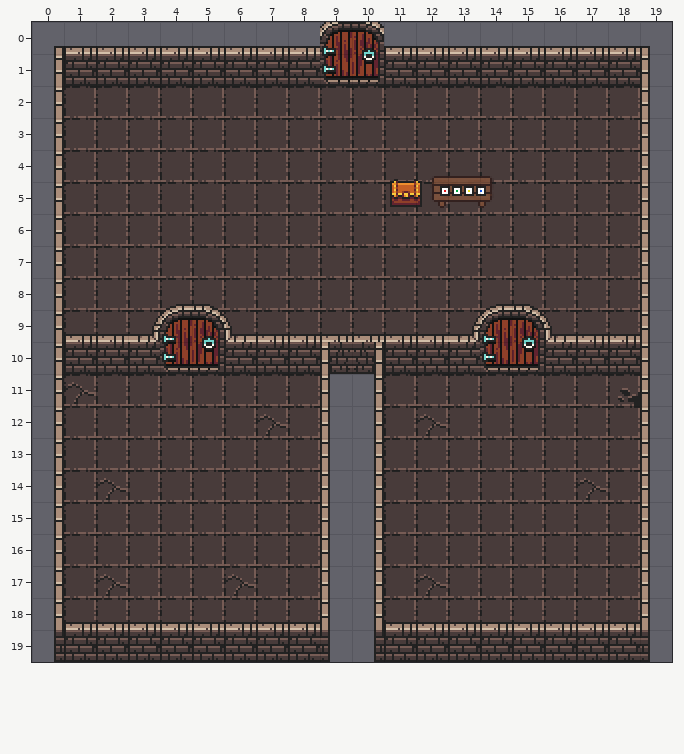
A Tiled map gets an edit: demo_game/assets/tilemaps/nivel1.tmx. The picture above is the old version.
Cells are 16x16 px. Shown: x 0..19, y 0..19.
After the commit:
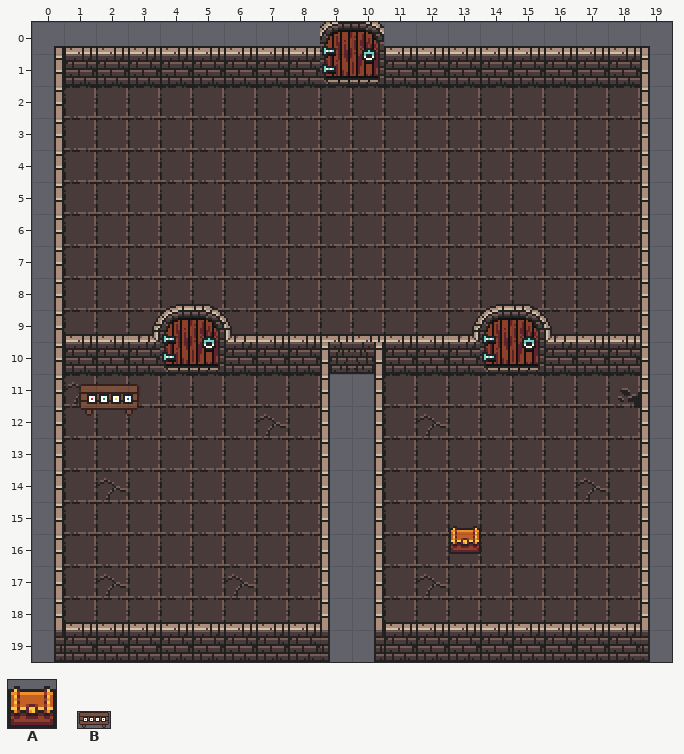
Key: from "dungeon": A 595; from "table": B 0.
Objects are placed by their top-left corner, in cells (3,4 is the top-left corner of cell 3,4); size is 1x1 cell unless given.
The exact change:
Layer "objects":
changed: B "table" at 12.4,4.8 size 2x1 -> B "table" at 1.4,11.3 size 2x1
changed: A "chest" at 11.2,4.8 -> A "chest" at 13,15.6
Boxes around the changes in both pictures, in picture pixels (x1, y1, x2, y2):
old place: (390, 179, 422, 207)
old place: (432, 176, 492, 208)
new place: (78, 384, 140, 416)
new place: (449, 526, 481, 554)
